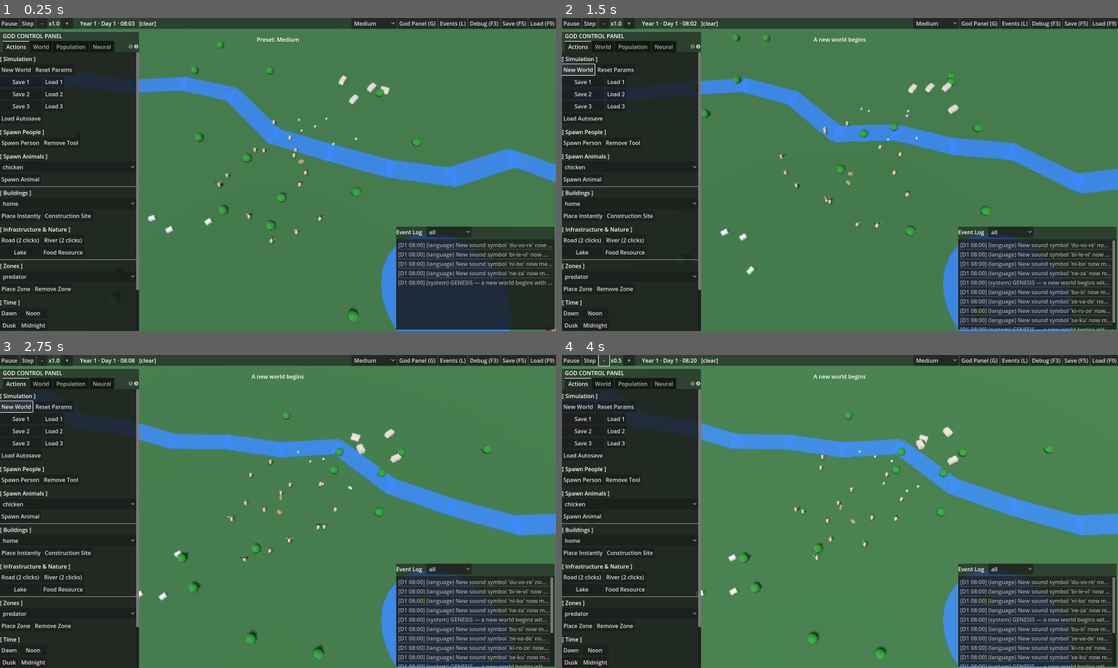
Above: before the commit, frames 1-4 (two rows, left to right).
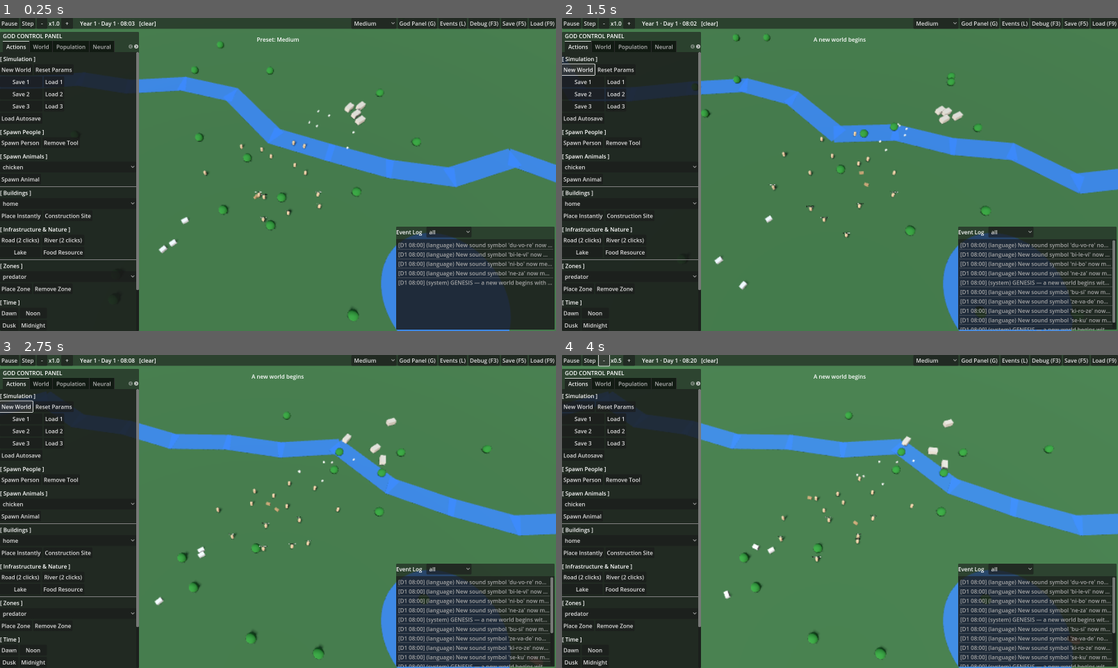
Above: after the commit, the same moments.

Repository: vinicius-leprevost/NN_Generative_World_Simulation
Game: Godot game, scene res://scenes/main.tscn
Two runs of this game, one before a commit and one after it. Both use one fixed random seed, a clock stepped at 60 frames per second and the inputs below.
Inputs:
- Up to frame 1 (0.25 s): no input
- Up to frame 2 (1.5 s): click "predator" at 0.5 s; click "New World" at 1.25 s
- Up to frame 3 (2.75 s): click "New World" at 2 s
- Up to frame 4 (4 s): click "Step" at 2.75 s; click "-" at 3.5 s

The runs differ from the first frame. In frame 1, 0.8% of the frame differs, in the area x 26-100%, y 18-100%; in frame 2, 0.8%, in the area x 27-73%, y 20-87%; in frame 3, 0.8%; in frame 4, 0.8%.
Error after the commit: Invalid access to property or key 'nav' on a base object of type 'Node3D (BuildingManager)'. (res://scripts/agents/person.gd:586)

Commit message:
Add neural-net brain and pathfinding for persons
Introduce a lightweight neural net and evolutionary learning to PersonBrain and improve person pathfinding.

- scripts/agents/person_brain.gd: Add a 2-layer brain (interpretable habit weights + 20→10→action net), sensing, forward pass, multiplicative modulation of action utilities, reward-modulated plasticity, neuroevolutionary inheritance, and (de)serialization.
- scripts/agents/person.gd: Add A* path waypoint following, replanning timers, and smarter sidestep/repath behavior; use road_near for river bridging.
- scripts/core/sim_params.gd: Add nn.net_strength and nn.mutation parameters.

Diff:
--- a/scripts/agents/person.gd
+++ b/scripts/agents/person.gd
@@ -61,6 +61,9 @@
 var _decide_timer := 0.0
 var _commit_time := 0.0
 var _speak_timer := 0.0
+var _path := PackedVector3Array()   # A* waypoints toward target_pos
+var _path_i := 0
+var _repath_timer := 0.0
 var _label_timer := 0.0
 var _action_time := 0.0
 var _last_stage := ""
@@ -570,12 +573,19 @@
 	target_pos = G.world.clamp_pos(p)
 	target_kind = "point"
 	arrived = false
+	_compute_path()
 
 func _set_entity(kind: String, eid: int, pos: Vector3) -> void:
 	target_kind = kind
 	target_id = eid
 	target_pos = pos
 	arrived = false
+	_compute_path()
+
+func _compute_path() -> void:
+	_path = G.buildings.nav.find_path(position, target_pos)
+	_path_i = 0
+	_repath_timer = 0.0
 
 func _set_wander_target() -> void:
 	var dir := Vector3(Rng.randf_range(-1, 1), 0, Rng.randf_range(-1, 1)).normalized()
@@ -723,6 +733,14 @@
 		var ta = G.animals.get_animal(target_id)
 		if ta != null and ta.alive:
 			target_pos = ta.position
+	_repath_timer += dt
+	if not _path.is_empty():
+		# moving target drifted away from the planned route -> replan
+		var pend: Vector3 = _path[_path.size() - 1]
+		if _repath_timer > 1.2 and target_pos.distance_to(pend) > 4.0:
+			_compute_path()
+	elif _repath_timer > 2.0:
+		_compute_path()  # no route earlier (blocked/unreachable); try again
 	var to := target_pos - position
 	to.y = 0.0
 	# buildings block movement at their walls, so "arrival" at one means
@@ -736,29 +754,31 @@
 	if to.length() < arrive_d:
 		arrived = true
 		return
-	var dir := to.normalized()
-	# steer around known danger when not fleeing/hunting
-	if action != "flee" and action != "hunt":
-		var ahead := position + dir * 6.0
-		if G.world.in_zone(ahead, "predator") and not G.world.in_zone(position, "predator"):
-			dir = dir.rotated(Vector3.UP, PI * 0.5)
+	# head for the current waypoint of the planned path
+	var wp := target_pos
+	if not _path.is_empty():
+		while _path_i < _path.size() - 1 and position.distance_to(_path[_path_i]) < 1.3:
+			_path_i += 1
+		wp = _path[_path_i]
+	var dir := wp - position
+	dir.y = 0.0
+	if dir.length() < 0.05:
+		dir = to
+	dir = dir.normalized()
 	var step: float = base_speed() * dt
-	if G.world.in_river(position) and not G.buildings.road_at(position):
+	if G.world.in_river(position) and not G.buildings.road_near(position):
 		step *= 0.35  # wading; roads over rivers act as bridges
 	var next := position + dir * step
 	if _obstructed(next):
-		# try both diagonals, then a full sidestep, then back up — never fake arrival
+		# path is stale (fresh construction?) — replan, sidestep this frame
+		if _repath_timer > 0.5:
+			_compute_path()
 		var alt := position + dir.rotated(Vector3.UP, PI * 0.45) * step
 		if not _obstructed(alt):
 			next = alt
 		else:
 			alt = position + dir.rotated(Vector3.UP, -PI * 0.45) * step
-			if not _obstructed(alt):
-				next = alt
-			else:
-				var side := 1.0 if (id % 2 == 0) else -1.0
-				alt = position + dir.rotated(Vector3.UP, PI * 0.5 * side) * step * 1.5
-				next = alt if not _obstructed(alt) else position - dir * step
+			next = alt if not _obstructed(alt) else position - dir * step
 	position = G.world.clamp_pos(next)
 	rotation.y = atan2(dir.x, dir.z)
 
--- a/scripts/agents/person_brain.gd
+++ b/scripts/agents/person_brain.gd
@@ -1,41 +1,156 @@
 class_name PersonBrain extends RefCounted
-## PersonBrain: lightweight neural-style decision system.
-## Weighted inputs (needs, environment, traits, memory, social pressure) are
-## combined into utility scores per action; exploration noise makes behavior
-## individual; reinforcement adjusts weights from lived outcomes; children
-## inherit mutated weights from parents.
+## PersonBrain: two-layer decision system.
+##
+## Layer 1 (interpretable base): weighted utility scores per action from
+## needs, environment, traits and social pressure — keeps behavior sane.
+## Layer 2 (neural net): a real feed-forward network (20 sensors -> 10 tanh
+## hidden -> per-action tanh output) MODULATES each action's utility. The
+## net gives minds cross-input pattern recognition the hand-tuned base
+## cannot express ("hungry AND night AND predator near -> don't forage").
+##
+## Learning: reward-modulated plasticity. The habit weight of the rewarded
+## action shifts (as before), and the net's output weights for that action
+## are nudged along the hidden activations that were active when the
+## decision was made (an eligibility trace). Learning rate scales with the
+## person's intelligence trait.
+##
+## Evolution: children inherit both layers by per-gene crossover of their
+## parents plus Gaussian mutation (God-tunable), with generation tracking.
 
 const ACTIONS := ["wander", "seek_food", "seek_water", "rest", "go_home",
 	"socialize", "work", "seek_job", "build", "study", "reproduce", "hunt",
 	"commit_crime", "patrol", "flee", "buy_food", "buy_car", "care_animal",
 	"help", "communicate"]
 
-var w: Dictionary = {}
+const INPUTS := 20
+const HIDDEN := 10
+
+var w: Dictionary = {}              # habit layer: action -> weight
+var w_in := PackedFloat32Array()    # HIDDEN x INPUTS
+var b_h := PackedFloat32Array()     # HIDDEN
+var w_out: Dictionary = {}          # action -> PackedFloat32Array(HIDDEN)
+var b_out: Dictionary = {}          # action -> float
+var generation := 0
+
+var _last_h := PackedFloat32Array() # hidden activations at the last decision
+var _last_action := ""
+var _lr_mult := 1.0                 # intelligence-scaled learning rate
 
 func _init() -> void:
 	for a in ACTIONS:
 		w[a] = Rng.randf_range(0.85, 1.15)
+	_init_net()
+
+func _init_net() -> void:
+	w_in.resize(HIDDEN * INPUTS)
+	for i in range(w_in.size()):
+		w_in[i] = Rng.randfn(0.0, 0.35)
+	b_h.resize(HIDDEN)
+	for j in range(HIDDEN):
+		b_h[j] = 0.0
+	for a in ACTIONS:
+		var row := PackedFloat32Array()
+		row.resize(HIDDEN)
+		for j in range(HIDDEN):
+			row[j] = Rng.randfn(0.0, 0.3)
+		w_out[a] = row
+		b_out[a] = 0.0
 
 static func inherit(a, b):
 	var child = load("res://scripts/agents/person_brain.gd").new()
+	var sigma: float = Params.get_p("nn.mutation")
 	for k in ACTIONS:
 		var pa: float = a.w.get(k, 1.0)
 		var pb: float = b.w.get(k, 1.0)
-		child.w[k] = clampf((pa + pb) * 0.5 + Rng.randfn(0.0, 0.06), 0.3, 2.5)
+		child.w[k] = clampf((pa if Rng.chance(0.5) else pb) + Rng.randfn(0.0, sigma), 0.3, 2.5)
+	# per-gene crossover + mutation of the net (neuroevolution)
+	for i in range(child.w_in.size()):
+		var g: float = a.w_in[i] if Rng.chance(0.5) else b.w_in[i]
+		child.w_in[i] = clampf(g + Rng.randfn(0.0, sigma), -2.5, 2.5)
+	for j in range(HIDDEN):
+		var gb: float = a.b_h[j] if Rng.chance(0.5) else b.b_h[j]
+		child.b_h[j] = clampf(gb + Rng.randfn(0.0, sigma * 0.5), -1.5, 1.5)
+	for k in ACTIONS:
+		var ra: PackedFloat32Array = a.w_out.get(k, child.w_out[k])
+		var rb: PackedFloat32Array = b.w_out.get(k, child.w_out[k])
+		var row: PackedFloat32Array = child.w_out[k]
+		for j in range(HIDDEN):
+			var g2: float = ra[j] if Rng.chance(0.5) else rb[j]
+			row[j] = clampf(g2 + Rng.randfn(0.0, sigma), -2.5, 2.5)
+		child.b_out[k] = clampf((float(a.b_out.get(k, 0.0)) if Rng.chance(0.5)
+			else float(b.b_out.get(k, 0.0))) + Rng.randfn(0.0, sigma * 0.5), -1.0, 1.0)
+	child.generation = maxi(int(a.generation), int(b.generation)) + 1
 	return child
 
 func reinforce(action: String, reward: float) -> void:
 	if not w.has(action):
 		return
-	var lr := Params.get_p("nn.learning_rate")
+	var lr := Params.get_p("nn.learning_rate") * _lr_mult
+	# habit layer
 	w[action] = clampf(w[action] + lr * reward, 0.3, 2.5)
-
-func to_dict() -> Dictionary:
-	return w.duplicate()
-
-func from_dict(d: Dictionary) -> void:
-	for k in d.keys():
-		w[k] = float(d[k])
+	# neural layer: credit the hidden features active at the decision
+	if _last_action == action and _last_h.size() == HIDDEN:
+		var row: PackedFloat32Array = w_out.get(action, PackedFloat32Array())
+		if row.size() == HIDDEN:
+			for j in range(HIDDEN):
+				row[j] = clampf(row[j] + lr * reward * _last_h[j] * 0.5, -2.5, 2.5)
+			b_out[action] = clampf(float(b_out.get(action, 0.0)) + lr * reward * 0.1, -1.0, 1.0)
+
+# ---------------- Sensors & forward pass ----------------
+
+func _sense(p, ctx: Dictionary) -> PackedFloat32Array:
+	var x := PackedFloat32Array()
+	x.resize(INPUTS)
+	x[0] = clampf(p.hunger / 100.0, 0.0, 1.2)
+	x[1] = clampf(p.thirst / 100.0, 0.0, 1.2)
+	x[2] = clampf(p.energy / 100.0, 0.0, 1.0)
+	x[3] = clampf(p.health / 100.0, 0.0, 1.0)
+	x[4] = clampf(p.money / 100.0, 0.0, 1.5)
+	x[5] = clampf(p.age / 90.0, 0.0, 1.2)
+	x[6] = 1.0 if G.clock.is_night() else 0.0
+	x[7] = clampf(ctx["danger"] / 1.5, 0.0, 1.0)
+	x[8] = clampf(ctx["predators"].size() / 3.0, 0.0, 1.0)
+	x[9] = clampf(ctx["people"].size() / 6.0, 0.0, 1.0)
+	x[10] = 1.0 if p.home_id >= 0 else 0.0
+	x[11] = 1.0 if p.job_type != "" else 0.0
+	x[12] = 1.0 if p.partner_id >= 0 else 0.0
+	x[13] = clampf(p.pocket_food / maxf(p.pocket_food_max(), 1.0), 0.0, 1.0)
+	x[14] = clampf(p.pocket_water / maxf(p.pocket_water_max(), 1.0), 0.0, 1.0)
+	x[15] = 1.0 if ctx["water"]["ok"] else 0.0
+	x[16] = 1.0 if ctx["store"] != null else 0.0
+	x[17] = 1.0 if G.weather.move_mult() < 0.95 else 0.0
+	x[18] = 1.0 if p.sick else 0.0
+	x[19] = clampf(p.crimes_committed / 5.0, 0.0, 1.0)
+	return x
+
+func _forward_hidden(x: PackedFloat32Array) -> PackedFloat32Array:
+	var h := PackedFloat32Array()
+	h.resize(HIDDEN)
+	for j in range(HIDDEN):
+		var s: float = b_h[j]
+		var base := j * INPUTS
+		for i in range(INPUTS):
+			s += w_in[base + i] * x[i]
+		h[j] = tanh(s)
+	return h
+
+func _net_out(action: String, h: PackedFloat32Array) -> float:
+	var row: PackedFloat32Array = w_out.get(action, PackedFloat32Array())
+	if row.size() != HIDDEN:
+		return 0.0
+	var s: float = float(b_out.get(action, 0.0))
+	for j in range(HIDDEN):
+		s += row[j] * h[j]
+	return tanh(s)
+
+## Multiplicative modulation keeps gating intact: an action the base scores
+## at zero (e.g. patrol for non-police) stays zero whatever the net says.
+func _modulate(action: String, base: float, h: PackedFloat32Array, strength: float) -> float:
+	if base <= 0.0 or strength <= 0.0:
+		return base
+	return base * clampf(1.0 + _net_out(action, h) * strength, 0.3, 1.9)
+
+# ---------------- Decision ----------------
 
 ## Score every action for person `p` given perception context `ctx`,
 ## then commit the best one via p.start_action().
@@ -49,6 +164,7 @@
 	var night: bool = G.clock.is_night()
 	var stage: String = p.stage()
 	var adult: bool = stage == "adult" or stage == "elder"
+	_lr_mult = 0.5 + p.traits.get("intelligence", 0.5)
 
 	# --- survival ---
 	u["seek_food"] = w["seek_food"] * pow(hunger_n, 1.4) * 4.2 * Params.get_p("nn.hunger_w") * surv
@@ -134,8 +250,16 @@
 	# --- baseline curiosity ---
 	u["wander"] = w["wander"] * (0.35 + p.traits["curiosity"] * 0.5)
 
-	# --- exploration noise: this is what makes each mind individual ---
-	var explore := Params.get_p("nn.explore")
+	# --- neural modulation: the net reshapes the utility landscape ---
+	var strength := Params.get_p("nn.net_strength")
+	var h := PackedFloat32Array()
+	if strength > 0.0:
+		h = _forward_hidden(_sense(p, ctx))
+		for k in u.keys():
+			u[k] = _modulate(k, u[k], h, strength)
+
+	# --- exploration noise, individualized by curiosity ---
+	var explore: float = Params.get_p("nn.explore") * (0.6 + p.traits["curiosity"] * 0.8)
 	for k in u.keys():
 		u[k] = maxf(u[k] + Rng.randfn(0.0, explore * 0.35), 0.0)
 
@@ -145,4 +269,51 @@
 		if u[k] > best_u:
 			best_u = u[k]
 			best = k
+	_last_h = h
+	_last_action = best
 	p.start_action(best, ctx)
+
+# ---------------- Persistence ----------------
+
+func to_dict() -> Dictionary:
+	var out_ser := {}
+	var bias_ser := {}
+	for a in ACTIONS:
+		out_ser[a] = _round_arr(w_out[a])
+		bias_ser[a] = snappedf(float(b_out.get(a, 0.0)), 0.001)
+	return {"w": w.duplicate(), "gen": generation, "w_in": _round_arr(w_in),
+		"b_h": _round_arr(b_h), "w_out": out_ser, "b_out": bias_ser}
+
+func _round_arr(arr: PackedFloat32Array) -> Array:
+	var out: Array = []
+	for v in arr:
+		out.append(snappedf(v, 0.001))
+	return out
+
+func from_dict(d: Dictionary) -> void:
+	# legacy saves stored the habit weights flat; new saves nest them
+	var habits: Dictionary = d.get("w", d)
+	for k in habits.keys():
+		if w.has(k) and (habits[k] is float or habits[k] is int):
+			w[k] = float(habits[k])
+	generation = int(d.get("gen", 0))
+	var win: Array = d.get("w_in", [])
+	if win.size() == HIDDEN * INPUTS:
+		for i in range(win.size()):
+			w_in[i] = float(win[i])
+	var bh: Array = d.get("b_h", [])
+	if bh.size() == HIDDEN:
+		for j in range(HIDDEN):
+			b_h[j] = float(bh[j])
+	var wout: Dictionary = d.get("w_out", {})
+	for a in wout.keys():
+		if w_out.has(a):
+			var row_src: Array = wout[a]
+			if row_src.size() == HIDDEN:
+				var row: PackedFloat32Array = w_out[a]
+				for j in range(HIDDEN):
+					row[j] = float(row_src[j])
+	var bout: Dictionary = d.get("b_out", {})
+	for a in bout.keys():
+		if b_out.has(a):
+			b_out[a] = float(bout[a])
--- a/scripts/core/sim_params.gd
+++ b/scripts/core/sim_params.gd
@@ -103,6 +103,8 @@
 	_d("nn.lang_learn", "Language Learning Speed", "Neural", 0.0, 3.0, 1.0)
 	_d("nn.comm_radius", "Communication Radius", "Neural", 3.0, 40.0, 12.0, 0.5)
 	_d("nn.dialect_diverge", "Dialect Divergence Rate", "Neural", 0.0, 3.0, 1.0)
+	_d("nn.net_strength", "Neural Net Influence", "Neural", 0.0, 1.5, 0.35)
+	_d("nn.mutation", "Brain Mutation Strength", "Neural", 0.0, 0.5, 0.08)
 	# ---------------- Economy ----------------
 	_d("eco.start_money", "Starting Money", "Economy", 0.0, 1000.0, 20.0, 1.0)
 	_d("eco.wage_mult", "Wage Multiplier", "Economy", 0.1, 5.0, 1.0)
